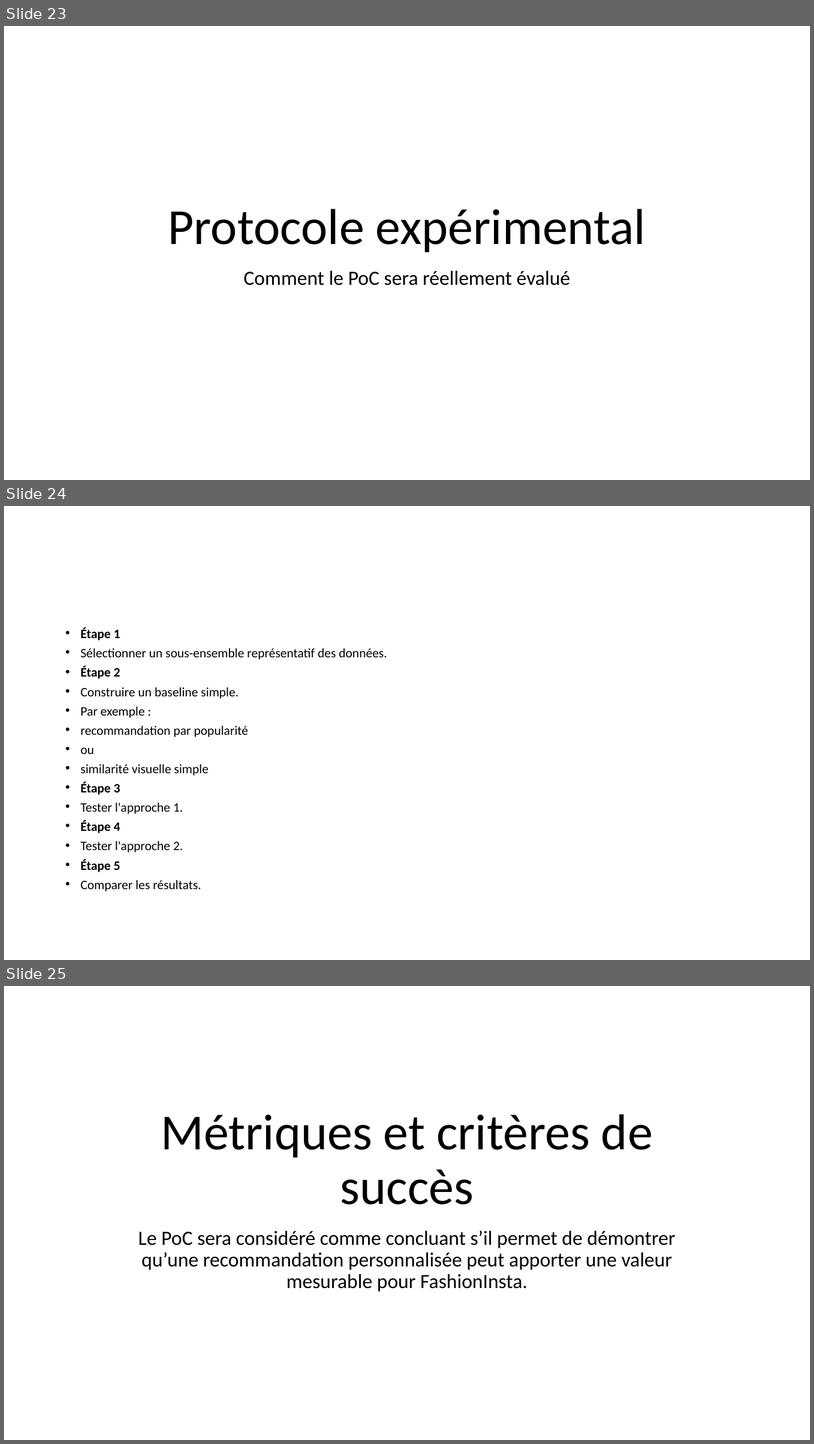
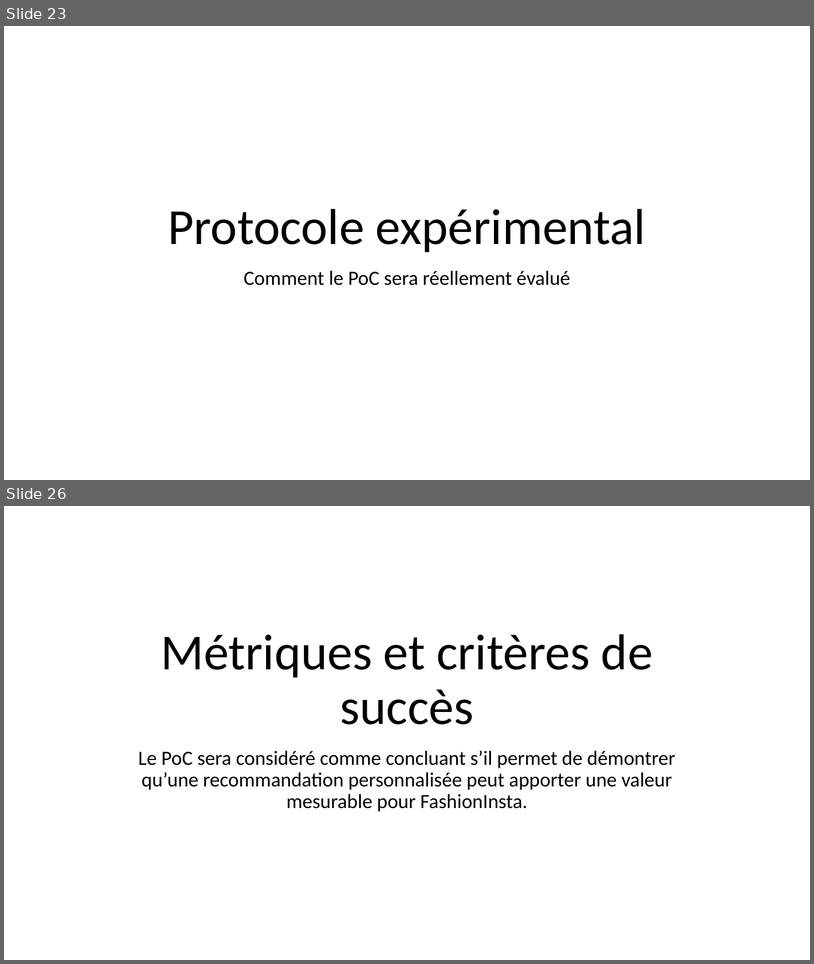
Before and after one commit to Ace4teaM/OCR-FashionInsta, a slide deck: POC.pptx. Shown one above the other, each under a label of ours: slides 23, 24 and 25 before the commit, slides 23 and 26 after it; the slides between them are not shown. The pictures are 814x1444 and 814x964 pixels, drawn with LibreOffice and Linux fonts; fonts in the diff are those of the drawing. Boxes give left, top, right and bottom in pixels: in the first picture for what was removed or moved away, otherwise in the second. Text is boxed around its words. In the diff, an @@ line names an element or a change of style, - is before the commit and + after.

```diff
--- a/POC.pptx
+++ b/POC.pptx
@@ slide 24 removed at bbox=[4, 506, 810, 960], background #FFFFFF @@
@@ text removed at bbox=[81, 627, 387, 891] @@
-• Étape 1
-• Sélectionner un sous-ensemble représentatif des données.
-• Étape 2
-• Construire un baseline simple.
-• Par exemple :
-• recommandation par popularité
-• ou
-• similarité visuelle simple
-• Étape 3
-• Tester l'approche 1.
-• Étape 4
-• Tester l'approche 2.
-• Étape 5
-• Comparer les résultats.
@@ what was slide 25 is now slide 26 @@
```
Also in this commit, not shown: 12 slides changed, 6 slides added, 5 other slides removed.
